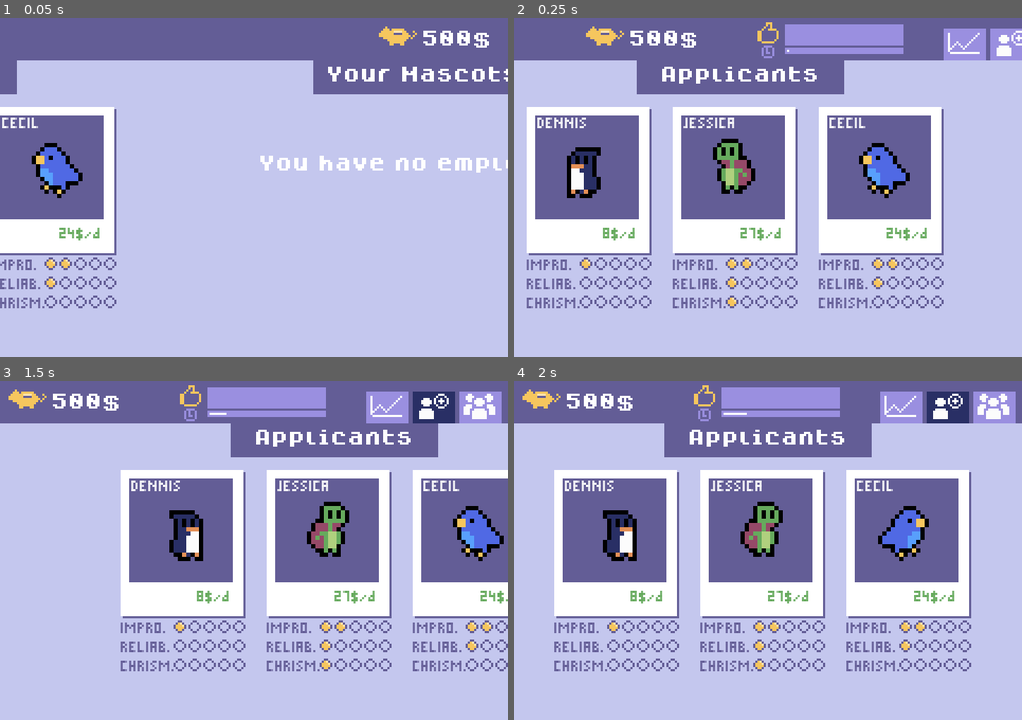
Above: before the commit, frames 1-4 (two rows, left to right).
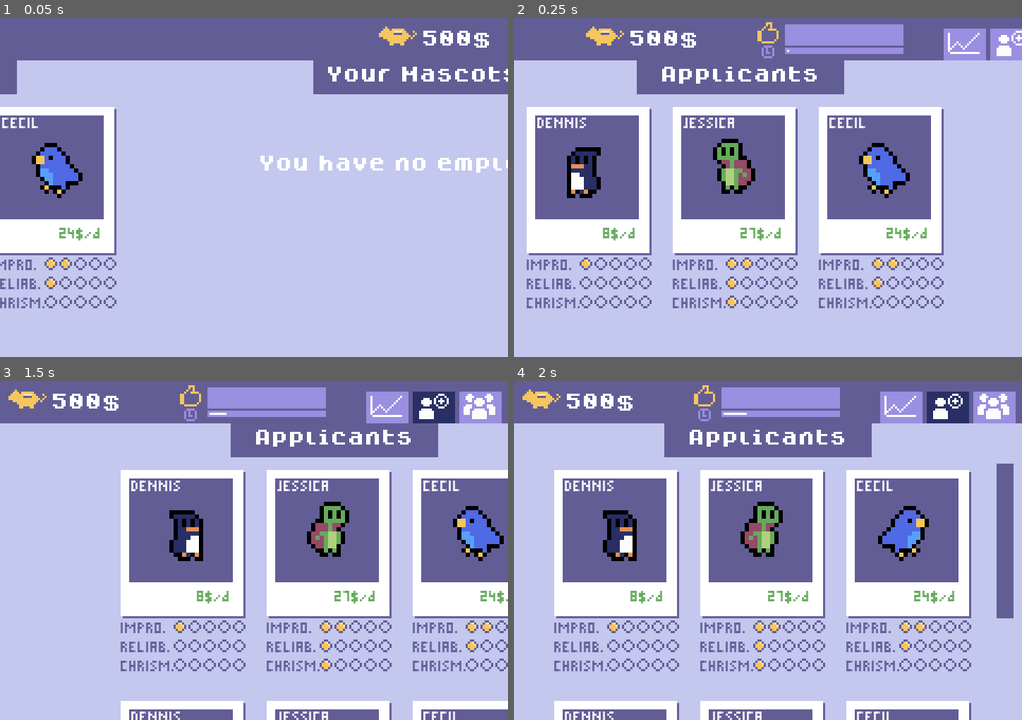
Above: after the commit, the same moments.

Repository: Milchreis/Mascot-Management
Game: Godot game, scene res://scenes/MainScene.tscn
Two runs of this game, one before a commit and one after it. Both use one fixed random seed, a clock stepped at 60 frames per second and the inputs below.
Inputs (mouse positions are in pixels of both pictures, inside the frame that each line leads up to):
- Up to frame 1 (0.05 s): no input
- Up to frame 2 (0.25 s): no input
- Up to frame 3 (1.5 s): click (386, 408) at 0.5 s; click (431, 408) at 1.25 s
- Up to frame 4 (2 s): no input

Frame 1 is identical in both runs. In frame 2, less than 0.1% of the frame differs, in the area x 11-14%, y 44-47%; in frame 3, 3.8%; in frame 4, 5.7%, in the area x 7-99%, y 24-100%.

Commit message:
refinement for training and fire button, basic save/load function

Diff:
--- /dev/null
+++ b/gfx/button_small_font.tres
@@ -0,0 +1,27 @@
+[gd_resource type="Theme" load_steps=7 format=2]
+
+[ext_resource path="res://fonts/mascot-management.ttf" type="DynamicFontData" id=1]
+
+[sub_resource type="DynamicFont" id=9]
+size = 7
+font_data = ExtResource( 1 )
+
+[sub_resource type="StyleBoxEmpty" id=6]
+
+[sub_resource type="StyleBoxFlat" id=7]
+bg_color = Color( 0.160784, 0.184314, 0.396078, 1 )
+
+[sub_resource type="StyleBoxFlat" id=8]
+bg_color = Color( 0.490196, 0.717647, 0.462745, 1 )
+
+[sub_resource type="StyleBoxFlat" id=5]
+bg_color = Color( 0.160784, 0.184314, 0.396078, 1 )
+
+[resource]
+default_font = SubResource( 9 )
+Button/colors/font_color = Color( 1, 1, 1, 1 )
+Button/fonts/font = SubResource( 9 )
+Button/styles/focus = SubResource( 6 )
+Button/styles/hover = SubResource( 7 )
+Button/styles/normal = SubResource( 8 )
+Button/styles/pressed = SubResource( 5 )
--- a/gfx/header_buttons_theme.tres
+++ b/gfx/header_buttons_theme.tres
@@ -19,6 +19,7 @@
 
 [resource]
 default_font = SubResource( 1 )
+Button/colors/font_color = Color( 0.988235, 0.988235, 0.988235, 1 )
 Button/styles/focus = SubResource( 6 )
 Button/styles/hover = SubResource( 4 )
 Button/styles/normal = SubResource( 3 )
--- a/gfx/red_button_theme.tres
+++ b/gfx/red_button_theme.tres
@@ -19,6 +19,7 @@
 
 [resource]
 default_font = SubResource( 1 )
+Button/colors/font_color = Color( 0.988235, 0.988235, 0.988235, 1 )
 Button/styles/focus = SubResource( 6 )
 Button/styles/hover = SubResource( 4 )
 Button/styles/normal = SubResource( 3 )
--- a/project.godot
+++ b/project.godot
@@ -9,7 +9,7 @@
 config_version=4
 
 _global_script_classes=[ {
-"base": "Reference",
+"base": "Resource",
 "class": "Event",
 "language": "GDScript",
 "path": "res://scripts/Event.gd"
@@ -24,15 +24,25 @@
 "language": "GDScript",
 "path": "res://scripts/JobApplication.gd"
 }, {
-"base": "Node",
+"base": "Resource",
 "class": "Mascot",
 "language": "GDScript",
 "path": "res://scripts/Mascot.gd"
 }, {
 "base": "Node",
+"class": "RandomEvents",
+"language": "GDScript",
+"path": "res://scripts/random_events.gd"
+}, {
+"base": "Node",
 "class": "RandomUtil",
 "language": "GDScript",
 "path": "res://scripts/RandomUtil.gd"
+}, {
+"base": "Resource",
+"class": "SaveGame",
+"language": "GDScript",
+"path": "res://scripts/SaveGame.gd"
 }, {
 "base": "Node",
 "class": "SlideUtil",
@@ -49,7 +59,9 @@
 "GameModel": "",
 "JobApplication": "",
 "Mascot": "",
+"RandomEvents": "",
 "RandomUtil": "",
+"SaveGame": "",
 "SlideUtil": "",
 "Stats": ""
 }
--- a/scenes/Event.tscn
+++ b/scenes/Event.tscn
@@ -1,9 +1,10 @@
-[gd_scene load_steps=16 format=2]
+[gd_scene load_steps=11 format=2]
 
 [ext_resource path="res://fonts/mascot-management.ttf" type="DynamicFontData" id=1]
 [ext_resource path="res://scripts/EventScene.gd" type="Script" id=2]
 [ext_resource path="res://fonts/dogicapixel.ttf" type="DynamicFontData" id=3]
 [ext_resource path="res://fonts/dogicapixelbold.ttf" type="DynamicFontData" id=4]
+[ext_resource path="res://gfx/button_small_font.tres" type="Theme" id=5]
 
 [sub_resource type="DynamicFont" id=1]
 size = 6
@@ -19,29 +20,6 @@
 [sub_resource type="DynamicFont" id=4]
 size = 8
 font_data = ExtResource( 3 )
-
-[sub_resource type="StyleBoxEmpty" id=6]
-
-[sub_resource type="StyleBoxFlat" id=7]
-bg_color = Color( 0.160784, 0.184314, 0.396078, 1 )
-
-[sub_resource type="StyleBoxFlat" id=8]
-bg_color = Color( 0.490196, 0.717647, 0.462745, 1 )
-
-[sub_resource type="StyleBoxFlat" id=5]
-bg_color = Color( 0.160784, 0.184314, 0.396078, 1 )
-
-[sub_resource type="DynamicFont" id=9]
-size = 8
-font_data = ExtResource( 4 )
-
-[sub_resource type="Theme" id=10]
-default_font = SubResource( 9 )
-Button/colors/font_color = Color( 1, 1, 1, 1 )
-Button/styles/focus = SubResource( 6 )
-Button/styles/hover = SubResource( 7 )
-Button/styles/normal = SubResource( 8 )
-Button/styles/pressed = SubResource( 5 )
 
 [sub_resource type="DynamicFont" id=11]
 size = 7
@@ -166,7 +144,7 @@
 margin_right = 132.0
 margin_bottom = 10.0
 rect_min_size = Vector2( 40, 10 )
-theme = SubResource( 10 )
+theme = ExtResource( 5 )
 custom_colors/font_color = Color( 1, 1, 1, 1 )
 custom_fonts/font = SubResource( 11 )
 text = "ACCEPT"
--- a/scenes/MainScene.tscn
+++ b/scenes/MainScene.tscn
@@ -7,7 +7,7 @@
 [ext_resource path="res://scripts/JobApplication.gd" type="Script" id=5]
 [ext_resource path="res://gfx/header_buttons_theme.tres" type="Theme" id=6]
 [ext_resource path="res://scripts/Inventory.gd" type="Script" id=7]
-[ext_resource path="res://gfx/red_button_theme.tres" type="Theme" id=8]
+[ext_resource path="res://gfx/training_icon.png" type="Texture" id=8]
 [ext_resource path="res://scripts/MascotDetails.gd" type="Script" id=9]
 [ext_resource path="res://gfx/progressbar_fg.png" type="Texture" id=10]
 [ext_resource path="res://gfx/applicants_btn.png" type="Texture" id=11]
@@ -23,6 +23,8 @@
 [ext_resource path="res://scenes/Gameover.tscn" type="PackedScene" id=21]
 [ext_resource path="res://sfx/click2.wav" type="AudioStream" id=22]
 [ext_resource path="res://sfx/dayover.wav" type="AudioStream" id=23]
+[ext_resource path="res://gfx/fire_icon.png" type="Texture" id=24]
+[ext_resource path="res://gfx/button_small_font.tres" type="Theme" id=25]
 
 [sub_resource type="DynamicFont" id=1]
 size = 8
@@ -31,6 +33,21 @@
 [sub_resource type="DynamicFont" id=2]
 size = 8
 font_data = ExtResource( 19 )
+
+[sub_resource type="StyleBoxFlat" id=3]
+bg_color = Color( 0.603922, 0.560784, 0.878431, 1 )
+
+[sub_resource type="StyleBoxFlat" id=4]
+bg_color = Color( 0.388235, 0.364706, 0.588235, 1 )
+
+[sub_resource type="StyleBoxFlat" id=5]
+bg_color = Color( 0.588235, 0.286275, 0.407843, 1 )
+
+[sub_resource type="StyleBoxFlat" id=6]
+bg_color = Color( 0.588235, 0.286275, 0.407843, 1 )
+
+[sub_resource type="StyleBoxFlat" id=7]
+bg_color = Color( 0.811765, 0.364706, 0.545098, 1 )
 
 [node name="MainScene" type="Node2D"]
 script = ExtResource( 3 )
@@ -363,18 +380,26 @@
 [node name="Train" type="Button" parent="Areas/MascotDetails"]
 margin_left = 82.0
 margin_top = 3.0
-margin_right = 141.0
+margin_right = 180.0
 margin_bottom = 17.0
-theme = ExtResource( 6 )
-text = "Training"
+theme = ExtResource( 25 )
+custom_styles/pressed = SubResource( 3 )
+custom_styles/normal = SubResource( 4 )
+text = "TRAINING"
+icon = ExtResource( 8 )
+align = 0
 
 [node name="Fire" type="Button" parent="Areas/MascotDetails"]
-margin_left = 146.0
+margin_left = 183.0
 margin_top = 3.0
-margin_right = 205.0
+margin_right = 231.0
 margin_bottom = 17.0
-theme = ExtResource( 8 )
-text = "Fire!"
+theme = ExtResource( 25 )
+custom_styles/hover = SubResource( 5 )
+custom_styles/pressed = SubResource( 6 )
+custom_styles/normal = SubResource( 7 )
+text = "FIRE!"
+icon = ExtResource( 24 )
 align = 0
 
 [node name="ClientSatisfaction" type="Control" parent="Areas/MascotDetails"]
--- a/scripts/Event.gd
+++ b/scripts/Event.gd
@@ -1,4 +1,5 @@
 class_name Event
+extends Resource
 
 var id:int
 var title:String
--- a/scripts/GameModel.gd
+++ b/scripts/GameModel.gd
@@ -1,9 +1,7 @@
+class_name GameModel
 extends Node
-class_name GameModel
 
 signal day_passed
-
-var RandomEvents = load("res://scripts/random_events.gd").new()
 
 export(int) var balance = 500
 export(int) var passedDays = 0
@@ -12,6 +10,7 @@
 export(Array) var employees = []
 
 var openEvents = []
+var applicants = []
 var dayTimer := Timer.new()
 
 func _reset():
@@ -19,7 +18,16 @@
 	passedDays = 0
 	employees = []
 	openEvents = []
+	createRandomEvents(3)
 	dayTimer.start()
+
+func loadSavegame(resource:SaveGame):
+	balance = resource.balance
+	passedDays = resource.passedDays
+	dayDurationInSeconds = resource.dayDurationInSeconds
+	employees = resource.employees
+	openEvents = resource.openEvents
+	applicants = resource.applicants
 
 func _ready() -> void:
 	dayTimer.connect("timeout", self, "onDayIsOver")
@@ -27,6 +35,10 @@
 	dayTimer.wait_time = dayDurationInSeconds
 	add_child(dayTimer)
 	createRandomEvents(5)
+
+func increaseApplicantsPool(size=3) -> void:
+	for _i in range(0, size):
+		applicants.append(createMascot())
 
 func createRandomEvents(amount=1):
 	for n in range(0, amount):
@@ -68,3 +80,7 @@
 func startTraining(mascot:Mascot) -> void:
 	mascot.startTraining()
 	balance -= mascot.training_price
+
+func createMascot() -> Mascot:
+	randomize()
+	return Mascot.new()
--- a/scripts/JobApplication.gd
+++ b/scripts/JobApplication.gd
@@ -4,16 +4,16 @@
 var Polaroid = preload("res://scenes/Polaroid.tscn")
 
 var model:GameModel
-var applicants:Array = []
-
 var lastHired = []
 
 func _process(_delta):
-	$noApplicants.visible = applicants.size() == 0
+	$noApplicants.visible = model.applicants.empty()
 
 func onOpen():
 	onClose()
-	for polaroid in applicants:
+	for applicant in model.applicants:
+		var polaroid = Polaroid.instance()
+		polaroid.mascot = applicant
 		polaroid.connect("select", self, "onHire")
 		$PolaroidSelector/GridContainer.add_child(polaroid)
 
@@ -21,38 +21,30 @@
 	for polaroid in $PolaroidSelector/GridContainer.get_children():
 		polaroid.disconnect("select", self, "onHire")
 
-func createPool(size=3) -> void:
-	for _i in range(0, size):
-		var polaroid = Polaroid.instance()
-		polaroid.mascot = createMascot()
-		polaroid.connect("select", self, "onHire")
-		$PolaroidSelector/GridContainer.add_child(polaroid)
-		applicants.append(polaroid)
+func reset():
+	lastHired = []
 
 func onHire(mascot:Mascot):
 	print("hire ", mascot._to_string())
 	$HirePlayer.play()
 
 	model.employees.append(mascot)
-	for application in applicants:
-		if application.mascot == mascot:
-			application.clickable = false
-			lastHired.append(application)
+
+	for polaroid in $PolaroidSelector/GridContainer.get_children():
+		if polaroid.mascot == mascot:
+			polaroid.clickable = false
+			lastHired.append(polaroid)
 
 			create_tween() \
 				.set_trans(Tween.TRANS_CUBIC) \
 				.set_ease(Tween.EASE_OUT) \
-				.tween_property(application, "rect_position", Vector2(240, 0), 0.4) \
+				.tween_property(polaroid, "rect_position", Vector2(240, 0), 0.4) \
 				.connect("finished", self, "clearLastHired")
 
 func clearLastHired():
 	if lastHired.empty(): return
 
-	for application in lastHired:
-		applicants.erase(application)
-		$PolaroidSelector/GridContainer.remove_child(application)
-		lastHired.erase(application)
-
-func createMascot() -> Mascot:
-	randomize()
-	return Mascot.new()
+	for polaroid in lastHired:
+		model.applicants.erase(polaroid.mascot)
+		$PolaroidSelector/GridContainer.remove_child(polaroid)
+		lastHired.erase(polaroid)
--- a/scripts/MainScene.gd
+++ b/scripts/MainScene.gd
@@ -3,8 +3,15 @@
 var GameModel = load("res://scripts/GameModel.gd")
 
 var model:GameModel = GameModel.new()
+var savegame:SaveGame = SaveGame.new()
 
 func _ready():
+
+	var save = SaveGame.load_savegame()
+	if save:
+		savegame = save
+		model.loadSavegame(savegame)
+
 	add_child(model)
 	model.connect("day_passed", $Desk, "onDayPassed")
 	model.connect("day_passed", self, "onDayPassed")
@@ -17,17 +24,21 @@
 	$Areas/Inventory.model = model
 	$Areas/MascotDetails.model = model
 
-	$Areas/JobApplication.createPool(3)
+	model.increaseApplicantsPool(3)
 	onOpenJobApplication()
 	SlideUtil.slideControl(self, $Desk, Vector2(240,0), Vector2.ZERO, 0.5)
 
 func onTryAgain():
 	SlideUtil.slideOutToBottom(self, $Gameover, 0.5)
 	model._reset()
+	$Areas/JobApplication.reset()
 	$Areas/JobApplication.createPool(3)
+
 	onOpenJobApplication()
 
 func onDayPassed():
+	savegame.write_savegame(model)
+
 	$DayoverPlayer.play()
 
 	if RandomUtil.withChanceOf(0.1) and $Areas/JobApplication.applicants.size() < 20:
--- a/scripts/Mascot.gd
+++ b/scripts/Mascot.gd
@@ -1,5 +1,5 @@
 class_name Mascot
-extends Node
+extends Resource
 
 signal eventDone(event)
 
@@ -47,7 +47,8 @@
 	return currentEvent != null
 
 func addEvent(event:Event) -> void:
-	if currentEvent == null: currentEvent = event
+	if in_training: eventWaitlist.append(event)
+	elif currentEvent == null: currentEvent = event
 	else: eventWaitlist.append(event)
 
 func updateAfterDayPassed() -> void:
@@ -107,6 +108,8 @@
 		print("Training ended for ", nickname)
 		in_training = false
 		in_training_days = 0
+		training_duration += 1
+		training_price *= 1.25
 
 		reliable = min(reliable + rand_range(0.0, 1.0), 5)
 		improvisation = min(improvisation + rand_range(0.0, 1.0), 5)
--- a/scripts/MascotDetails.gd
+++ b/scripts/MascotDetails.gd
@@ -30,7 +30,7 @@
 	model.disconnect("day_passed", self, "reloadEvents")
 
 func onAccept(event:Event):
-	if employee.isInEvent(): $TodoPlayer.play()
+	if employee.isOuccupied(): $TodoPlayer.play()
 	else: $ClickPlayer.play()
 
 	if employee.currentEvent == null:
@@ -82,6 +82,8 @@
 
 func updateUI():
 	$Train.visible = !employee.isOuccupied()
+	$Train.text = "TRAINING (" + str(employee.training_duration) + "d" + " - " + str(employee.training_price) + "$)"
+
 	$Fire.visible = !employee.isOuccupied()
 	$AtWorkLabel.visible = employee.isInEvent()
 	$AtTrainingLabel.visible = employee.in_training
--- /dev/null
+++ b/scripts/SaveGame.gd
@@ -0,0 +1,26 @@
+class_name SaveGame
+extends Resource
+
+const SAVE_GAME_PATH := "user://savegame.tres"
+
+export(int) var balance = 500
+export(int) var passedDays = 0
+export(float) var dayDurationInSeconds = 10.0
+
+export(Array) var employees = []
+export(Array) var openEvents = []
+export(Array) var applicants:Array = []
+
+func write_savegame(model) -> void:
+	balance = model.balance
+	passedDays = model.passedDays
+	dayDurationInSeconds = model.dayDurationInSeconds
+	employees = model.employees
+	openEvents = model.openEvents
+	applicants = model.applicants
+	ResourceSaver.save(SAVE_GAME_PATH, self)
+
+static func load_savegame() -> Resource:
+	if ResourceLoader.exists(SAVE_GAME_PATH):
+		return load(SAVE_GAME_PATH)
+	return null
--- a/scripts/random_events.gd
+++ b/scripts/random_events.gd
@@ -1,12 +1,14 @@
+class_name RandomEvents
+extends Node
 
-var FILE = "res://data/events.csv"
-var events = []
+const FILE = "res://data/events.csv"
+const EVENTS = []
 
-func get_random_event():
-	if events.size() == 0: _load()
-	return RandomUtil.getRandom(events)
+static func get_random_event():
+	if EVENTS.size() == 0: _load()
+	return RandomUtil.getRandom(EVENTS)
 
-func _load():
+static func _load():
 	var f = File.new()
 	if not f.file_exists(FILE):
 		print("File not found: %s" % FILE)
@@ -21,4 +23,4 @@
 
 		if currentLine == 1 || parts.size() == 0: continue
 
-		events.append(Event.new(currentLine, parts))
+		EVENTS.append(Event.new(currentLine, parts))
Binary file changed: concept/mascots.aseprite
Binary file added: gfx/fire_icon.png
Not shown, added: gfx/fire_icon.png.import
Binary file changed: gfx/mascots/bird2.png
Binary file added: gfx/training_icon.png
Not shown, added: gfx/training_icon.png.import
Not shown: 1 places in scenes/MainScene.tscn that only renumber resources
